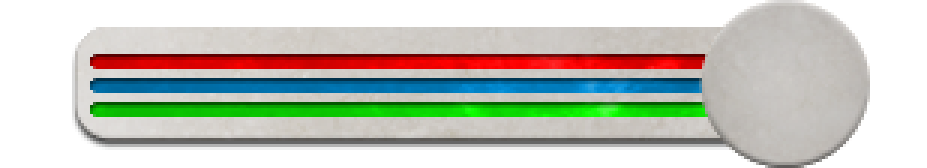
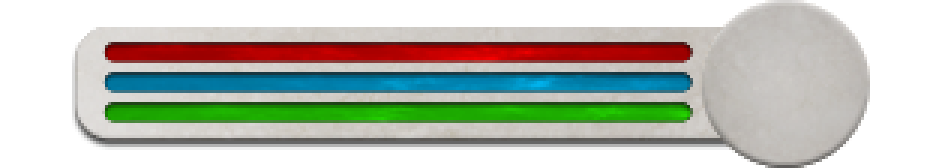
Two versions of the same layered image (927px x 168px). Layer-by-layer changes:
removed layer "Calque 3" over [90, 54, 708, 117]
added layer "glamour_tuto3" (multiply, 42%) above "Forme 1 copie 2" over [102, 42, 693, 123]
added layer "Forme 1 copie 2" above "Clean Concrete Textures 07" over [102, 42, 693, 123]
